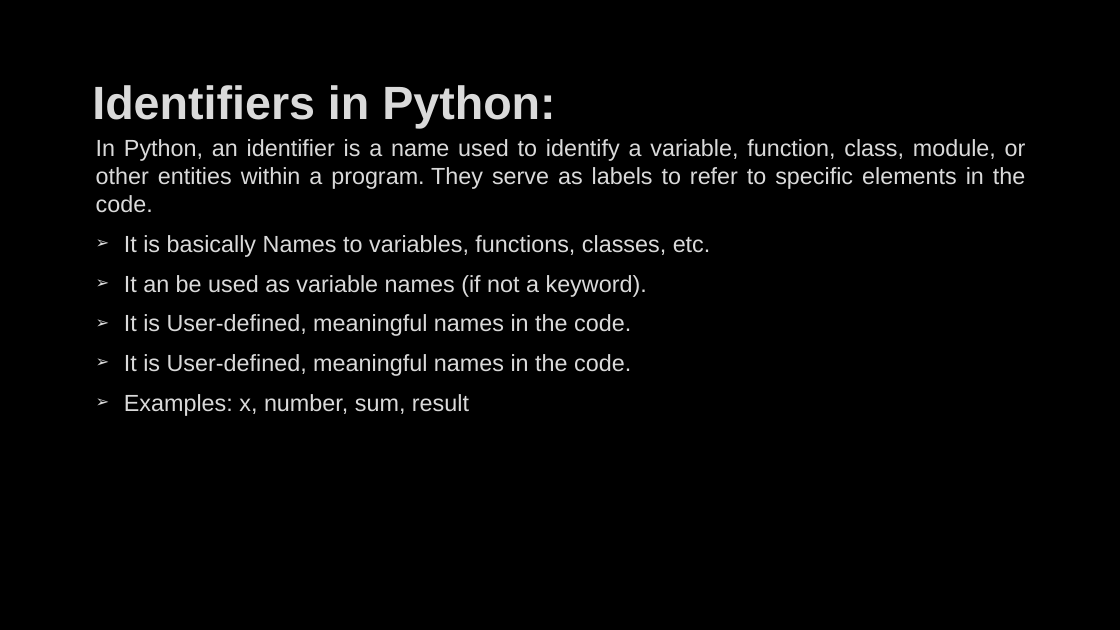
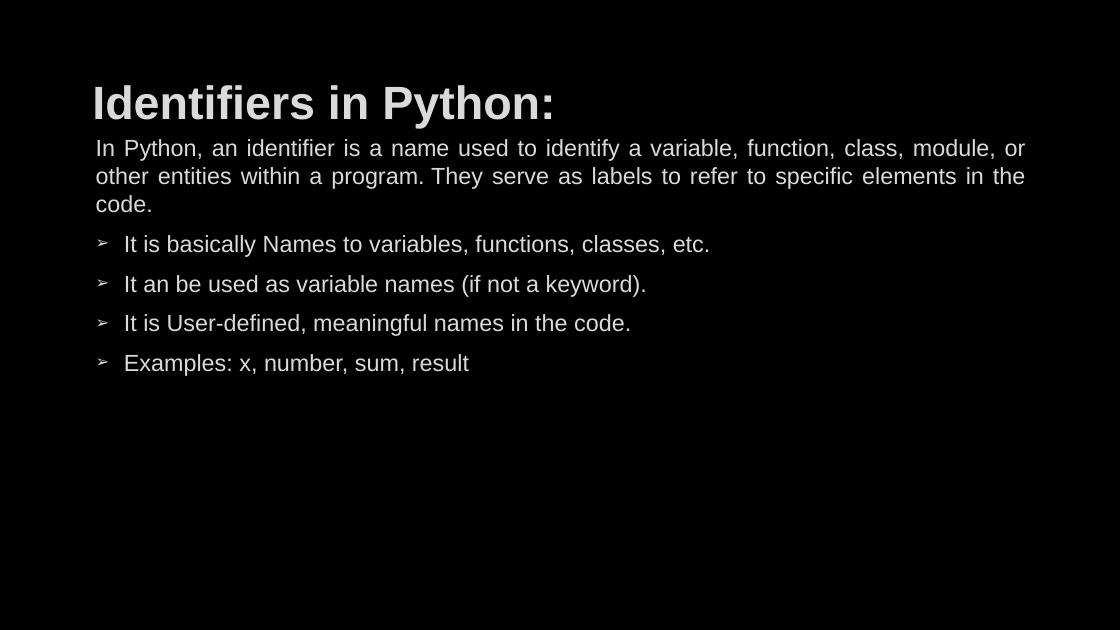
Before and after one commit to PCS-Global-Private-Limited/4041-Sagnik-PythonPDF, a slide deck: slide 8 of Python.pptx. Drawn at 1120x630 pixels with LibreOffice and Linux fonts; fonts in the diff are those of the drawing; background and template pictures are left out. Boxes give left, top, right and bottom in pixels: in the first picture for what was removed or moved away, otherwise in the second. Text is boxed around its words. In the diff, an @@ line names an element or a change of style, - is before the commit and + after.

```diff
--- a/Python.pptx
+++ b/Python.pptx
@@ text at (x1=124, y1=354, x2=631, y2=376): paragraph removed @@
-➢ It is User-defined, meaningful names in the code.
```
Also in this commit, not shown: 1 other slide changed, 15 slides added.
